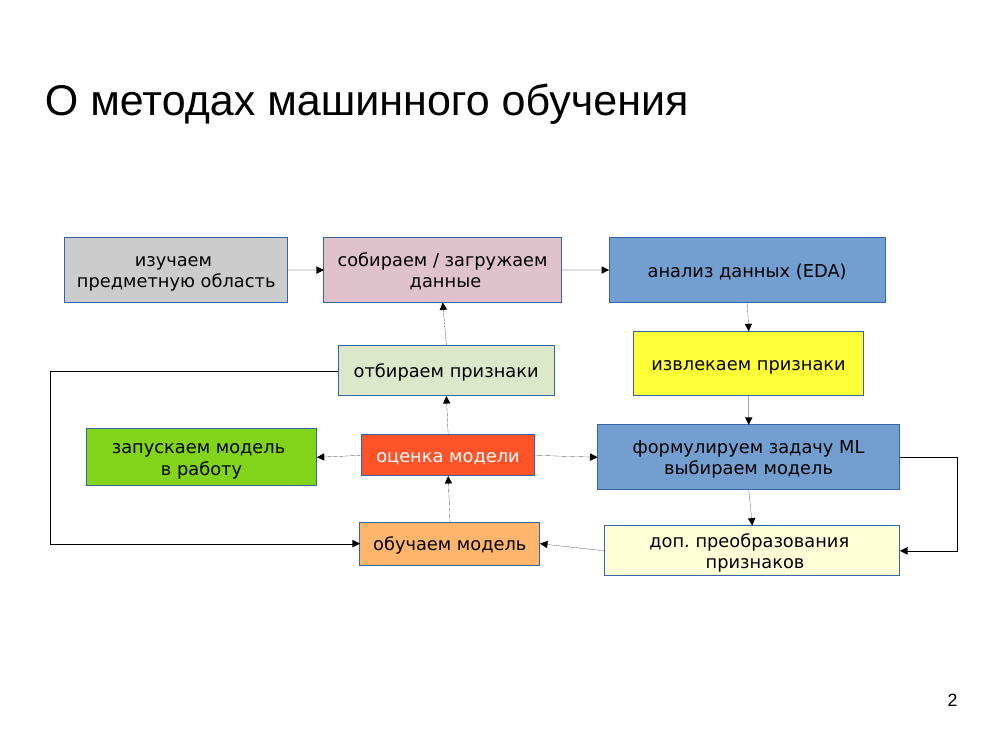
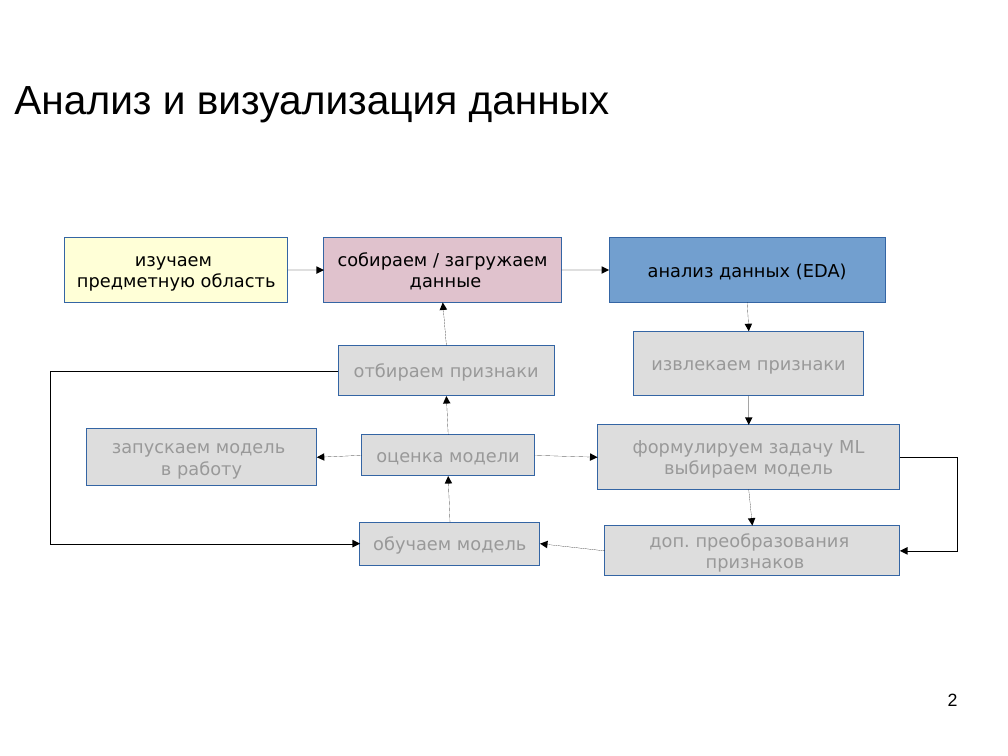
Before and after one commit to mechanoid5/ml_lectorium_2026_I, a slide deck: slide 2 of 04-data-proc.odp. Drawn at 1008x756 pixels with LibreOffice and Linux fonts; fonts in the diff are those of the drawing; background and template pictures are left out. Boxes give left, top, right and bottom in pixels: in the first picture for what was removed or moved away, otherwise in the second. Text is boxed around its words. In the diff, an @@ line names an element or a change of style, - is before the commit and + after.

```diff
--- a/04-data-proc.odp
+++ b/04-data-proc.odp
@@ title at <box>14,86,610,122</box>: text changed; size 33.9 to 32 pt @@
-О методах машинного обучения
+Анализ и визуализация данных
@@ rectangle "изучаем" at <box>65,238,288,303</box>: fill #CCCCCC to #FFFFD7 @@
@@ rectangle "отбираем признаки" at <box>338,346,554,396</box>: text colour #000000 to #999999; fill #DDE8CB to #DDDDDD @@
@@ rectangle "извлекаем признаки" at <box>634,331,864,396</box>: text colour #000000 to #999999; fill #FFFF38 to #DDDDDD @@
@@ rectangle "запускаем модель" at <box>86,429,316,487</box>: text colour #000000 to #999999; fill #81D41A to #DDDDDD @@
@@ rectangle "оценка модели" at <box>362,434,535,476</box>: text colour #FFFFFF to #999999; fill #FF5429 to #DDDDDD @@
@@ rectangle "формулируем задачу ML" at <box>598,425,901,490</box>: text colour #000000 to #999999; fill #729FCF to #DDDDDD @@
@@ rectangle "обучаем модель" at <box>360,522,541,565</box>: text colour #000000 to #999999; fill #FFB66C to #DDDDDD @@
@@ rectangle "доп. преобразования" at <box>605,526,900,576</box>: text colour #000000 to #999999; fill #FFFFD7 to #DDDDDD @@
```
Also in this commit, not shown: 14 other slides changed, 12 slides added, 7 slides removed.
